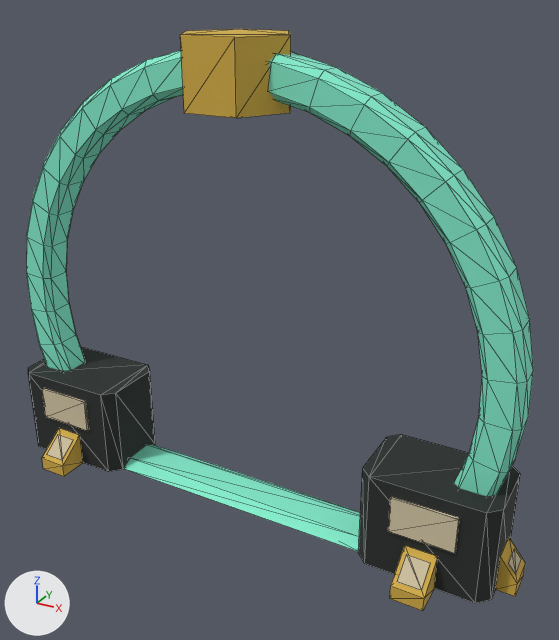
An edit to the glTF model sketches/core-loop/assets/models/fabricator_hoop.glb, drawn before and after from the same camera.
The view is the same before and after, from a 50 mm camera at (7.09, -11.44, 9.84) aimed at (0.71, 0.15, 4.04). Lighting does not change. The marker at lower left points along +X, +Y and +Z. The picture after the commit comes second. Mesh edges are drawn as thin lines. Where no turn or scale is listed for an object, it has been applied to the vertices. Vertices at exactly the same position are counted once.

In view in the first picture: 'Footings', 'Hoop'.
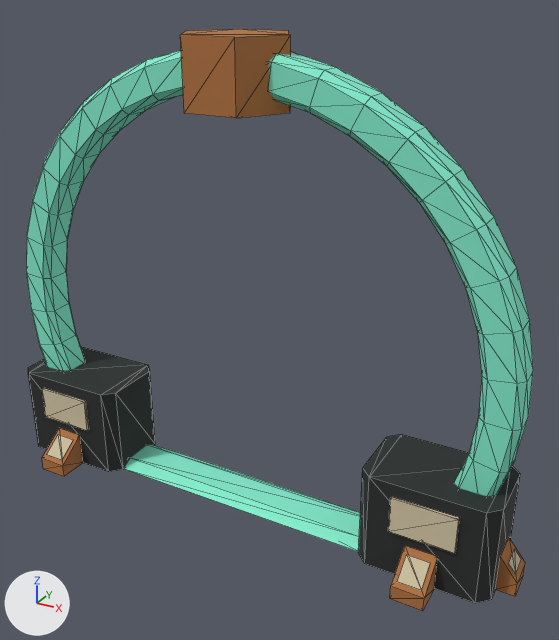
What differs and where, as boxes (x1, y1, x2, y2) in the pictures (559 x 640 px):
part 1 of me_hoop, recoloured: (42, 29, 525, 611) in both

What changed in the scene script:
```text
Change me_hoop:
    where me_hoop.from_pydata(...)  # 324 vertices, 564 faces; spans x -5.65..5.65, y -1.4..1.4, z 0.0..9.05
    used by ob_hoop; location = (0.0, 0.0, 0.0)
    me_hoop part 1: 92 faces centred in x -5.65..5.65, y -1.4..1.4, z 0.0..9.05 are repainted in the vertex colours; the middle colour goes from yellow #d9b44a to orange #b77843
```
